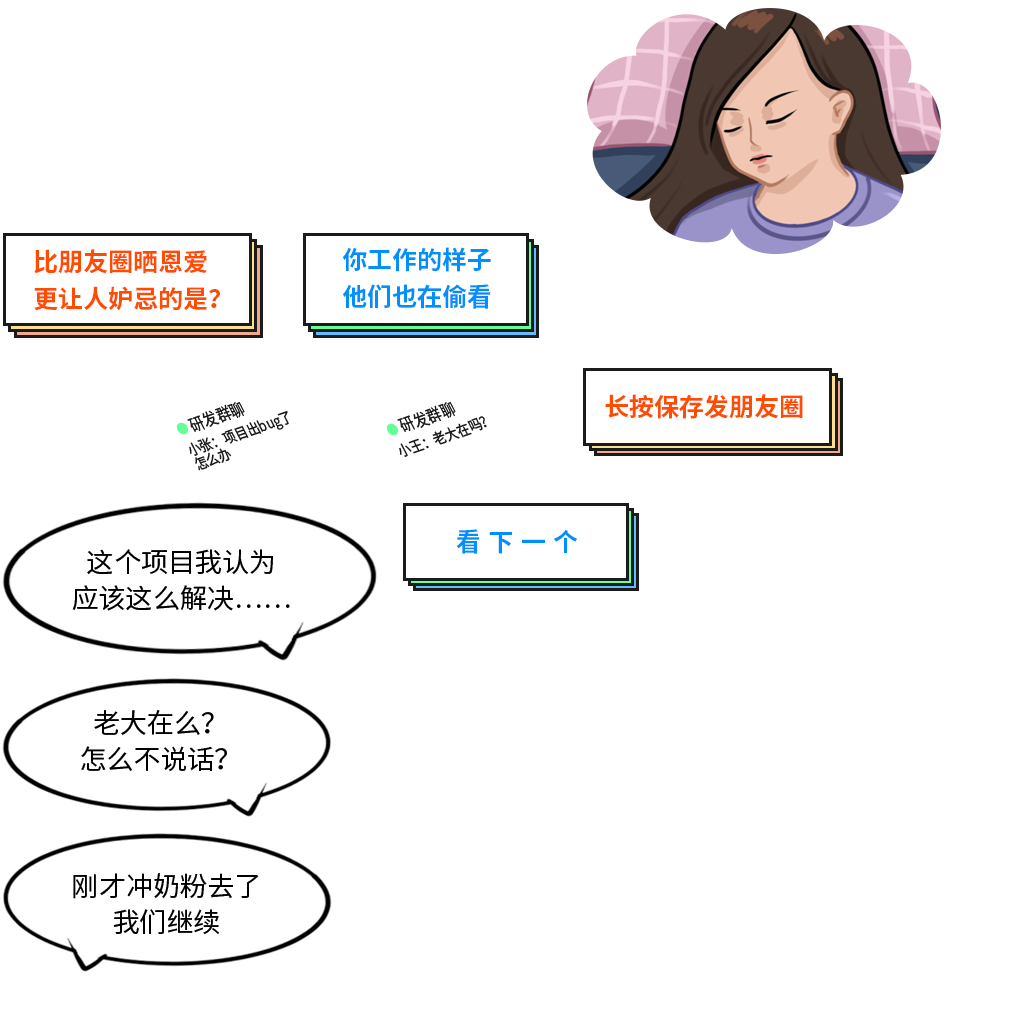
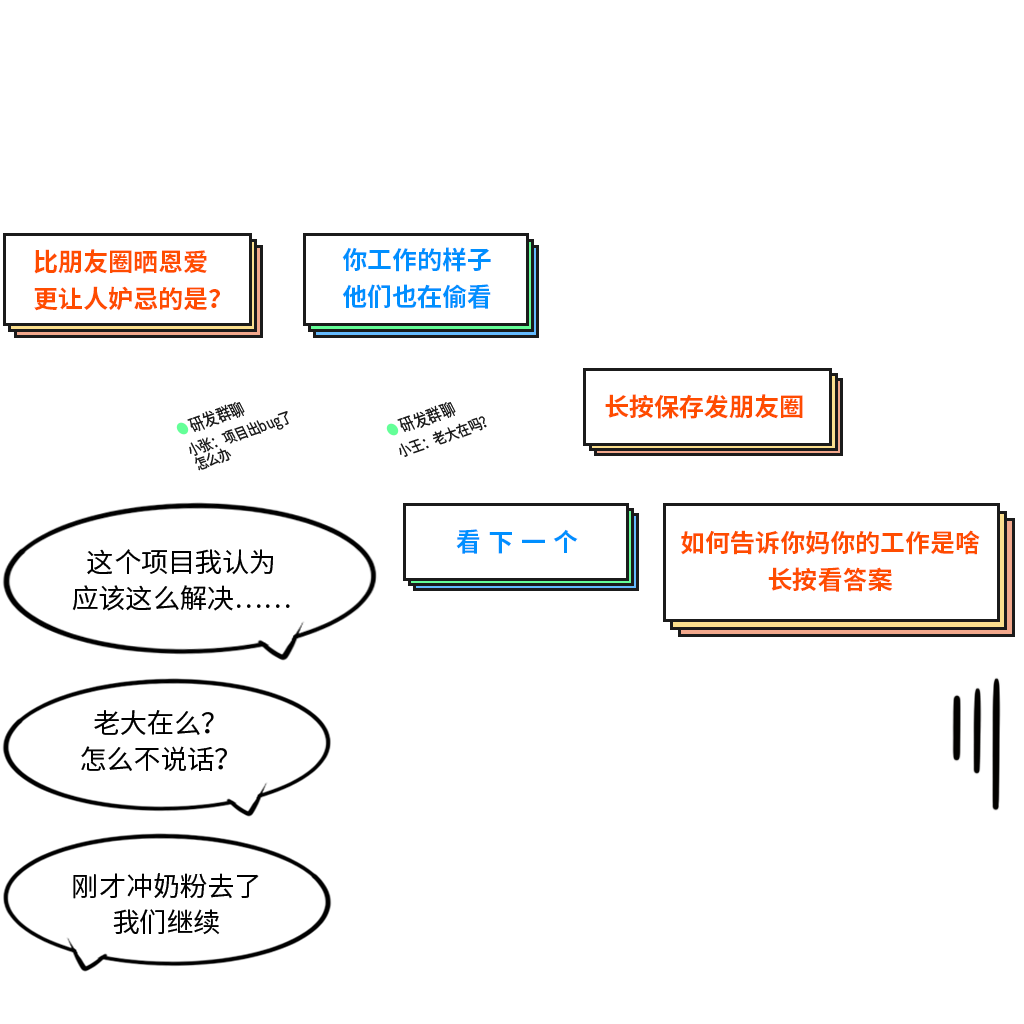
Layered file, before and after one edit (1024x1024). Changes by layer:
added group "无语" with 5 layers above "座位" over [952, 677, 1001, 811]
added layer "黑线" in group "无语" over [952, 677, 1001, 811]
added group "座位" with 4 layers above "工作中的你最美" over [822, 24, 941, 162]
added layer "箭头 拷贝" in group "座位" over [823, 116, 857, 162]
added layer "第一排7座" in group "座位" over [865, 103, 941, 129]
added layer "第一排8座" in group "座位" over [836, 24, 880, 29]
added layer "工作中的你最美" above "视频标题" over [592, 153, 776, 195]
added group "视频标题" with 3 layers above "如何告诉" over [587, 8, 780, 131]
added layer "《嫁人还是得嫁程序员》" in group "视频标题" over [587, 103, 737, 131]
added layer "《职场人都是这么发朋友圈的》" in group "视频标题" over [593, 53, 780, 81]
added layer "《深夜，我妈问我在吗？》" in group "视频标题" over [646, 10, 751, 31]
added group "如何告诉" with 4 layers above "按钮" over [663, 503, 1015, 637]
added layer "如何告诉你妈你的工作是啥 长按看答案" in group "如何告诉" over [681, 530, 980, 592]
added layer "矩形 3 拷贝" (1st of 3, in "如何告诉") in group "如何告诉" over [663, 503, 1000, 622]
added layer "矩形 3 拷贝 2" (1st of 3, in "如何告诉") in group "如何告诉" over [670, 511, 1007, 630]
added layer "矩形 3" (1st of 3, in "如何告诉") in group "如何告诉" over [678, 518, 1015, 637]
hid group "组 4" (2 layers) over [587, 8, 941, 255]
